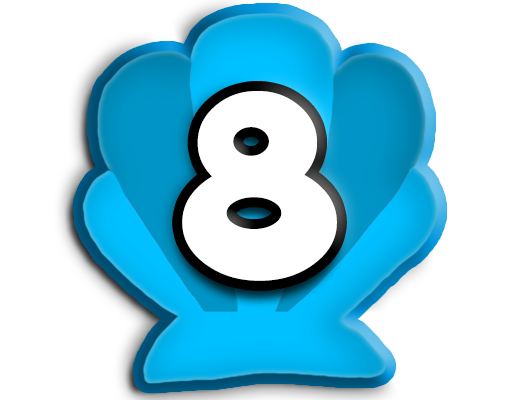
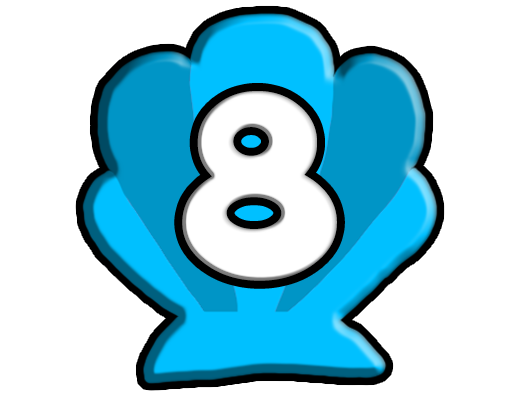
The second 520 x 400 image is a revision of the first. Changes to its layers:
pixels changed over [55, 0, 448, 400] (layer not identified)
